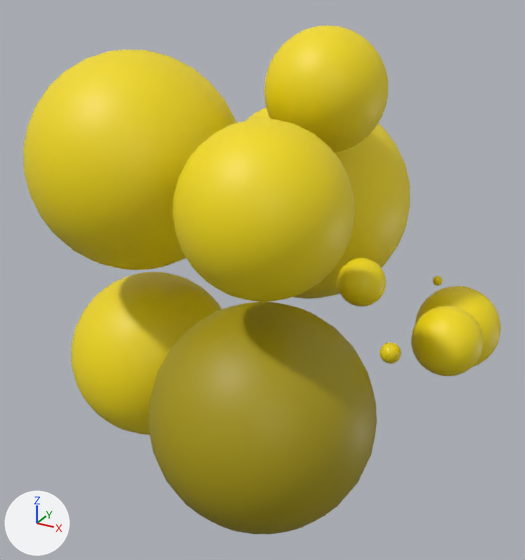
Renders of the glTF model memoire/assets/glb/Infographie-godcast.glb from each side of a commit.
The view is the same before and after, from a 50 mm lens placed at (2.98, -5.19, 8.92), pointed at (0.08, 0.08, 6.29). Arrows for +X, +Y and +Z are at lower left; the lights stay in place. Where no turn or scale is listed for an object, it has been applied to the vertices.

Objects in the first picture: 'dialogue.001', 'effets sonores.001', 'intro.001', 'isolement.001', 'narrateur.001', 'narration.001', 'personnages.001', 'son 3d.001', 'voix.001'.
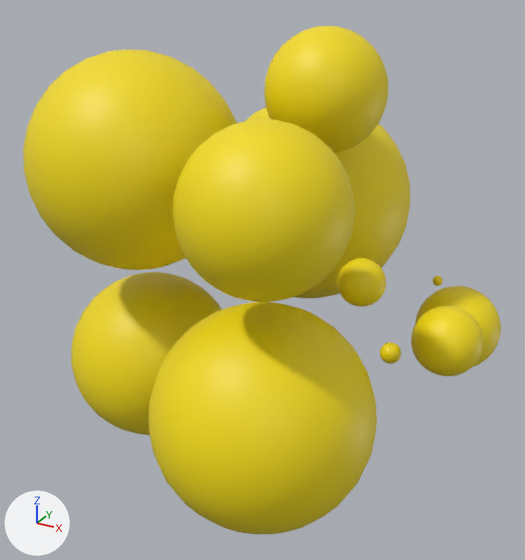
The change in detail:
Material 'Intro' (mat_intro) changes colour from yellow #a99904 to yellow #f6de06; in linear values from (0.397, 0.317, 0.00125) to (0.922, 0.73, 0.00182).
Object 'narrateur.001' (ob_narrateur_001) moves from (0.528, 0.326, 7.96) to (0.528, 0.326, 7.957).
Object 'voix.001' (ob_voix_001) moves from (-1.018, -0.153, 5.364) to (-1.018, -0.153, 5.361).
Object 'intro.001' (ob_intro_001) moves from (0.624, -0.907, 5.615) to (0.624, -0.907, 5.613).
Object 'isolement.001' (ob_isolement_001) moves from (0.763, -1.145, 7.402) to (0.763, -1.145, 7.4).

Location of each change, [x1, y1, x2, y2] in pixels of the pictures (525 x 560 px):
'intro.001', recoloured, moved: [148, 302, 377, 534] in both
'isolement.001', moved: [173, 119, 355, 302] in both
'voix.001', moved: [71, 272, 222, 435] in both
'narrateur.001', moved: before [264, 25, 388, 153]; after [264, 26, 388, 153]
